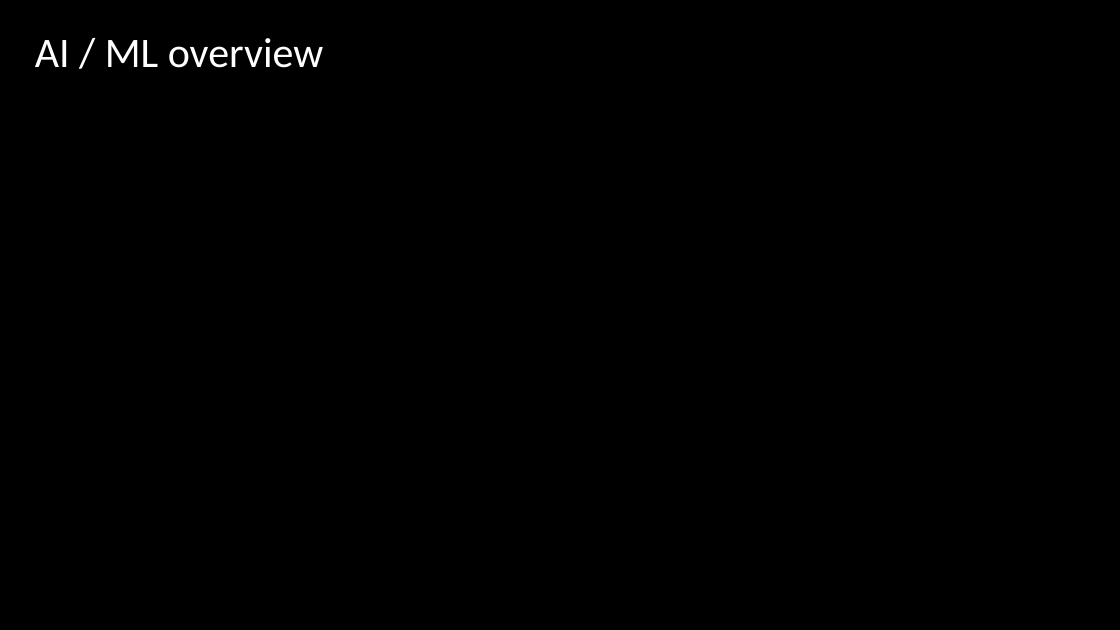
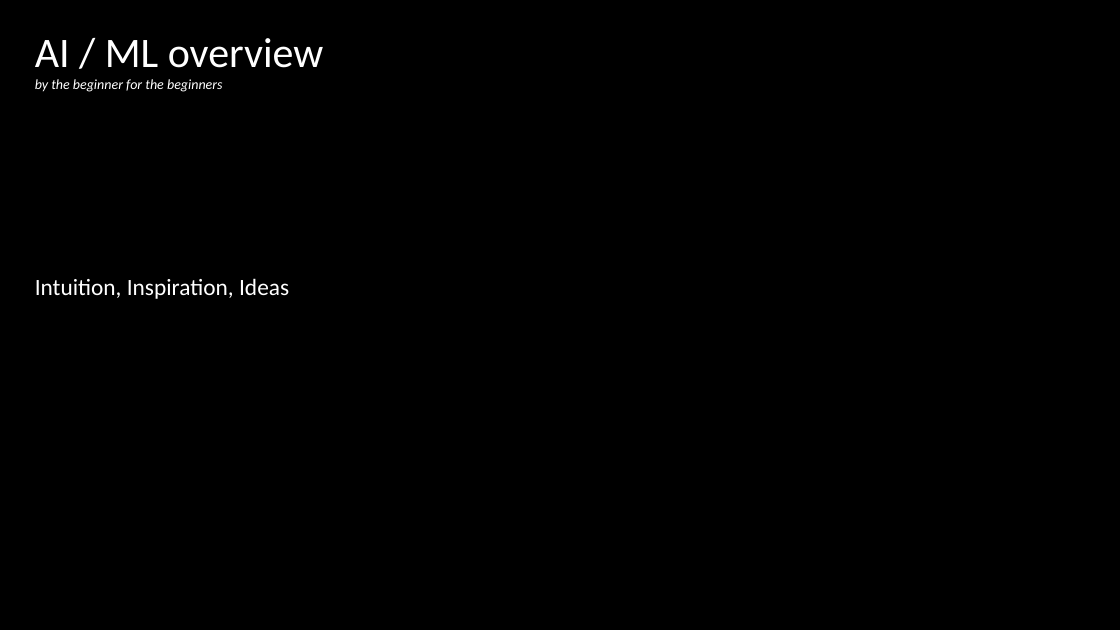
Before and after one commit to ddruzhinin/ML_Overview, a slide deck: slide 1 of ML_Overview.pptx. Drawn at 1120x630 pixels with LibreOffice and Linux fonts; fonts in the diff are those of the drawing; background and template pictures are left out. Boxes give left, top, right and bottom in pixels: in the first picture for what was removed or moved away, otherwise in the second. Text is boxed around its words. In the diff, an @@ line names an element or a change of style, - is before the commit and + after.

```diff
--- a/ML_Overview.pptx
+++ b/ML_Overview.pptx
@@ text at (35, 79, 223, 92): paragraph added @@
+by the beginner for the beginners
@@ text added at (35, 278, 289, 299), 20 pt, text #FFFFFF @@
+Intuition, Inspiration, Ideas
```
Also in this commit, not shown: 1 slide added, 1 slide removed.
